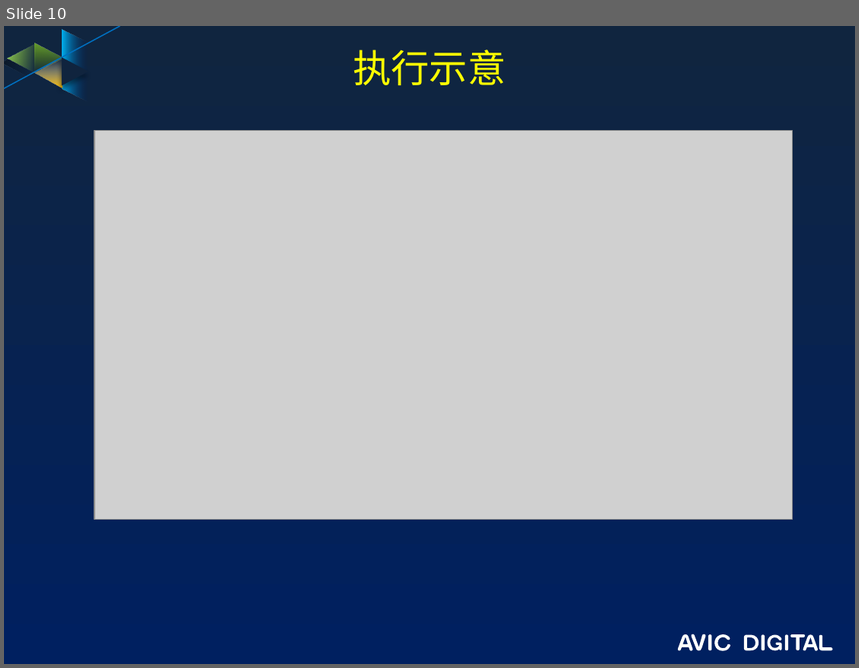
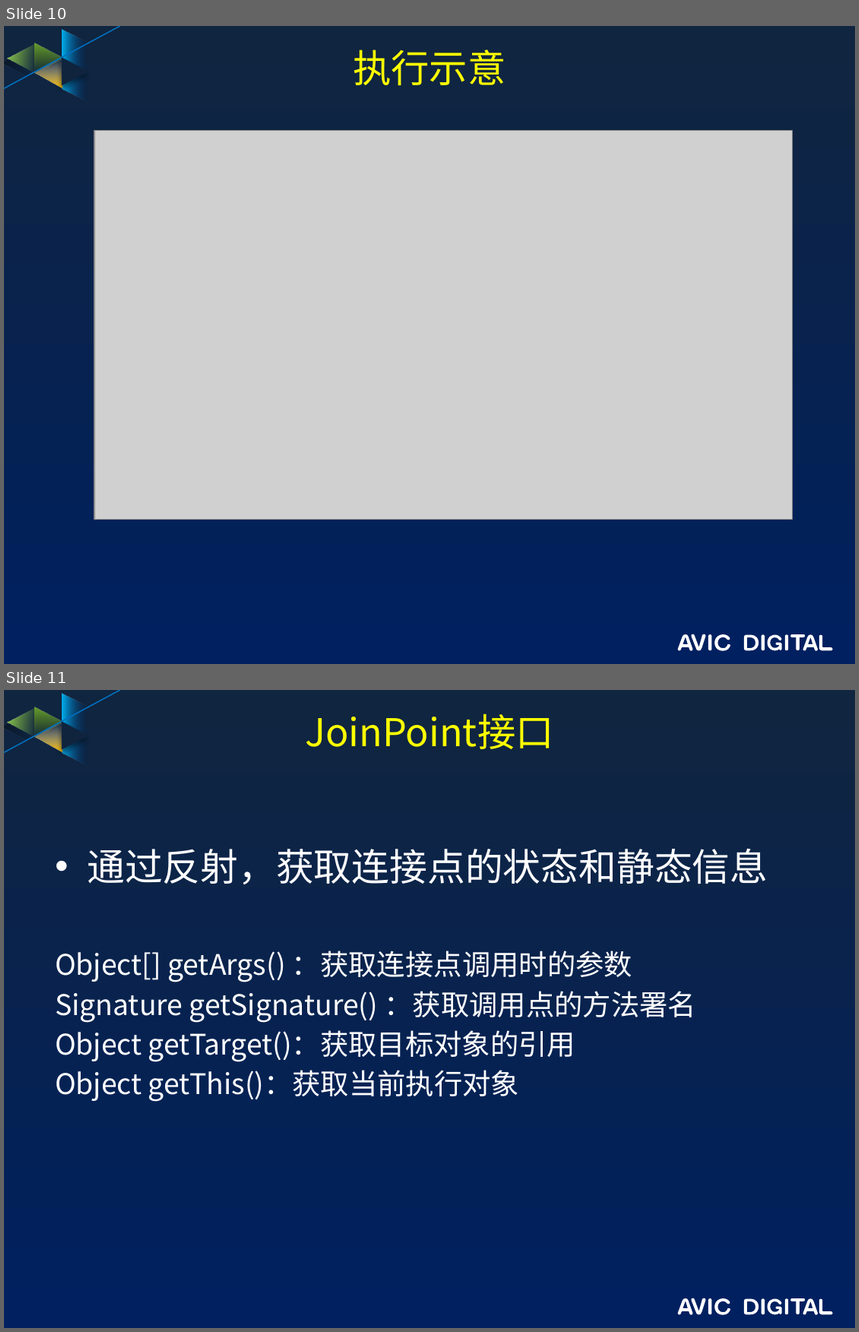
Before and after one commit to guofengzh/java-way, a slide deck: spring/docs/06-spring-aop.pptx. Shown one above the other, each under a label of ours: slide 10 before the commit, slides 10 and 11 after it. The pictures are 859x668 and 859x1332 pixels, drawn with LibreOffice and Linux fonts; fonts in the diff are those of the drawing; grey boxes stand for pictures; background and template pictures are left out. Boxes give left, top, right and bottom in pixels: in the first picture for what was removed or moved away, otherwise in the second. Text is boxed around its words. In the diff, an @@ line names an element or a change of style, - is before the commit and + after.

```diff
--- a/spring/docs/06-spring-aop.pptx
+++ b/spring/docs/06-spring-aop.pptx
@@ slide 11 added at [4,690,855,1328], background gradient #10253F to #002060; not listed: 17 template elements that a slide beside it also shows @@
@@ title added at [305,714,554,749], 32.4 pt, text #FFFF00 @@
+JoinPoint接口
@@ text added at [55,848,768,1102], 24 pt, text #FFFFFF @@
+• 通过反射，获取连接点的状态和静态信息
+Object[] getArgs() ：获取连接点调用时的参数
+Signature getSignature() ：获取调用点的方法署名
+Object getTarget()：获取目标对象的引用
+Object getThis()：获取当前执行对象
```
Also in this commit, not shown: 1 other slide added.
